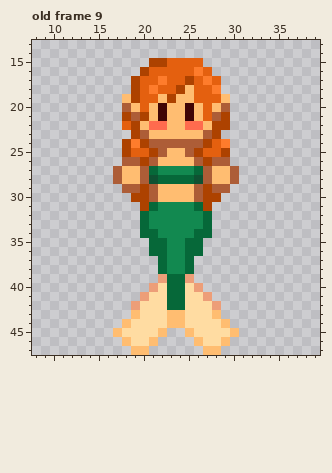
Edited in one commit: pixel-art file (assets/Torres.aseprite). That is the earlier state.
48x48 pixels, 12 frames. Shown: old frame 9: x 8..39, y 13..47. The commit also changed other frames, which this record leaves out.
Once edited:
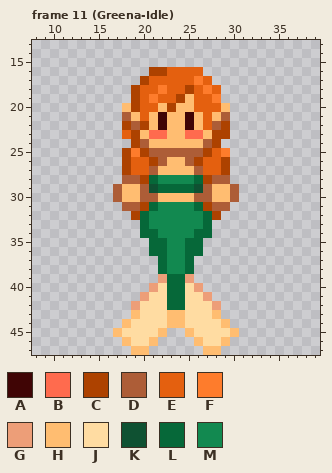
Palette (. is transparent): A #400505  B #ff6b4e  C #ad4200  D #ad5d37  E #e4600f  F #fe7c2c  G #ed9e78  H #ffbd71  J #ffdca2  K #0f5132  L #066839  M #128950
A new or re-ordered frame is compared with the old frame closest to it.
Message: Animaçao da sereia verde Greena agora ataca e tem animação idle
Difference:
frames 12 -> 19
Frame 11 (Greena-Idle) is new; against old frame 9:
The author changed colour B to colour A in row 22 at x 22 and 25.
The author changed colour H to colour B in row 23 at x 21 to 22 and 25 to 26.
Colour C now appears in row 23 at x 29; in row 32 at x 19 and 28.
The author changed colour D to colour C in row 26 at x 18, 21, 26 and 29; in row 28 at x 20 and 27.
The author changed colour E to colour C in row 16 at x 21 to 22; in row 17 at x 20; in row 22 at x 18; in row 24 at x 28; in row 25 at x 20 and 27.
The author changed colour F to colour C in row 24 at x 19.
The author changed colour H to colour C in row 18 at x 25; in row 19 at x 24; in row 20 at x 19 and 23; in row 22 at x 20; in row 27 at x 18 and 29.
Colour D now appears in rows 29 to 30 at x 17 and 30; in row 31 at x 18 to 19 and 28 to 29.
The author changed colour C to colour D in row 21 at x 18 and 29; in row 22 at x 19 and 28; in row 24 at x 20 and 27; in row 25 at x 21 and 26; in rows 29 to 30 at x 20 and 27.
The author changed colour H to colour D in row 25 at x 23 to 24; in row 26 at x 22 and 25; in row 28 at x 18 to 19 and 28 to 29.
The author changed colour L to colour D in row 27 at x 21 and 26.
Colour E now appears in row 23 at x 18.
The author changed colour C to colour E in row 17 at x 25; in row 18 at x 24; in row 19 at x 23; in row 21 at x 20; in row 26 at x 20 and 27.
The author changed colour D to colour E in row 26 at x 19 and 28; in row 27 at x 20 and 27.
The author changed colour F to colour E in row 16 at x 26; in row 17 at x 22 and 27; in row 18 at x 21 and 28.
The author changed colour H to colour E in row 19 at x 22; in row 20 at x 21, 26 and 28; in row 22 at x 27; in row 27 at x 19 and 28.
The author changed colour C to colour F in row 25 at x 29.
The author changed colour E to colour F in row 17 at x 26; in row 18 at x 22 and 27; in row 19 at x 21 and 28; in row 25 at x 19.
Colour H now appears in row 30 at x 18 and 29.
The author changed colour A to colour H in row 20 at x 22 and 25.
The author changed colour B to colour H in row 22 at x 21 and 26.
The author changed colour C to colour H in row 30 at x 19 and 28.
The author changed colour D to colour H in row 20 at x 18 and 29; in row 21 at x 19 and 28; in row 23 at x 20 and 27; in row 24 at x 21 to 26; in row 29 at x 18 to 19 and 28 to 29.
The author changed colour M to colour H in row 27 at x 22 to 25.
The author changed colour D to colour K in row 29 at x 21 and 26.
The author changed colour H to colour L in row 29 at x 22 to 25.
The author changed colour K to colour L in row 28 at x 21 and 26.
The author changed colour L to colour M in row 28 at x 22 to 25.
Colour C is removed in row 15 at x 21 to 22; in row 16 at x 20; in row 17 at x 19; in row 24 at x 18.
Colour D is removed in rows 27 to 28 at x 17 and 30.
Colour E is removed in row 15 at x 23 to 26; in row 16 at x 27; in row 17 at x 28.
Colour F is removed in row 24 at x 29.
Colour H is removed in row 19 at x 18 and 29.
Where, in picture pixels (left, top, right, bottom), the same in both pictures:
changed: (113, 58, 239, 220)
